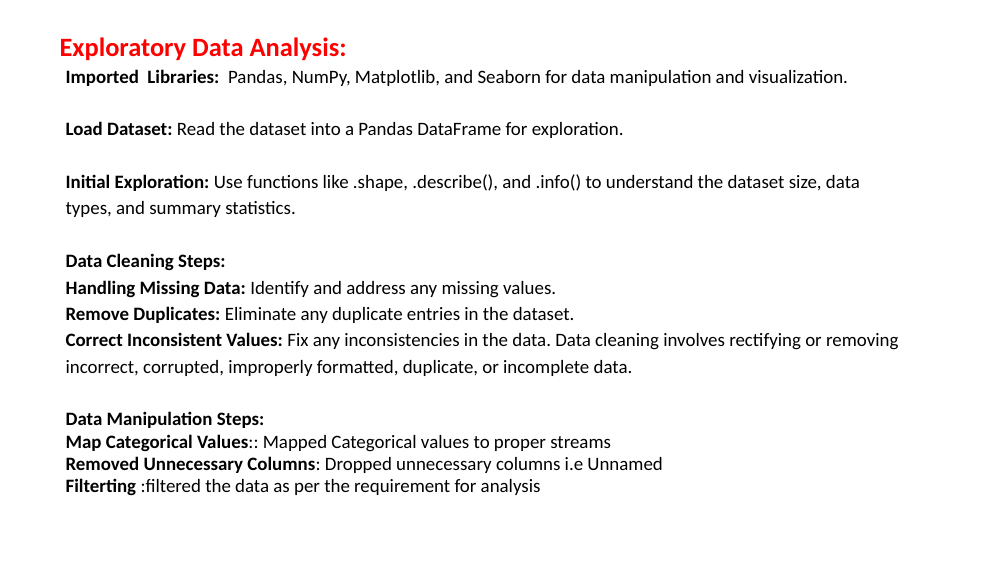
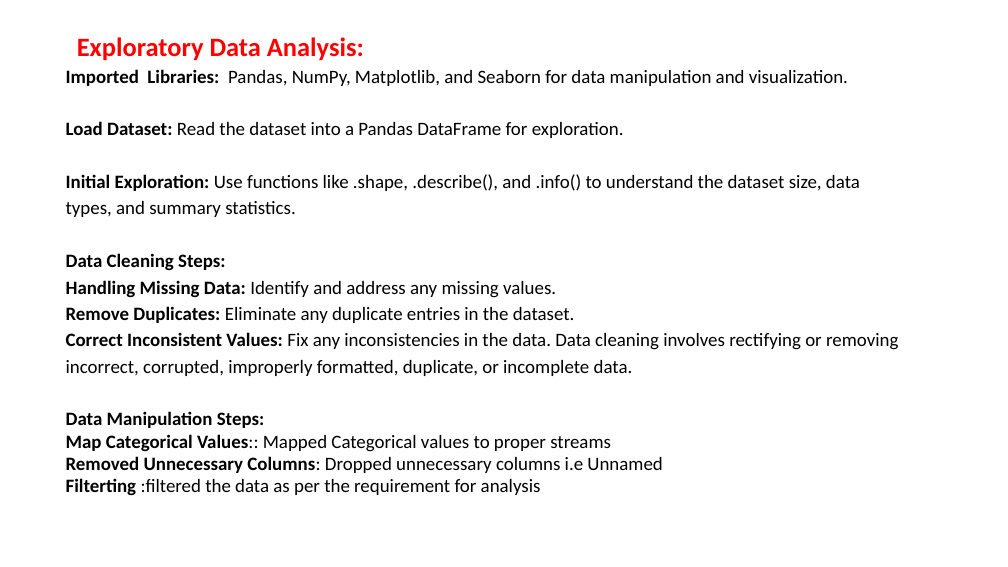
Before and after one commit to KajalDaga/AMCAT-Analysis, a slide deck: slide 4 of Innomatics_Project_AMCAT_Analysis.pptx. Drawn at 1008x567 pixels with LibreOffice and Linux fonts; fonts in the diff are those of the drawing; background and template pictures are left out. Boxes give left, top, right and bottom in pixels: in the first picture for what was removed or moved away, otherwise in the second. Text is boxed around its words. In the diff, an @@ line names an element or a change of style, - is before the commit and + after.

```diff
--- a/Innomatics_Project_AMCAT_Analysis.pptx
+++ b/Innomatics_Project_AMCAT_Analysis.pptx
@@ title "Exploratory Data Analysis:": place and size @@
-title "Exploratory Data Analysis:" at <box>60,37,347,61</box>
+title "Exploratory Data Analysis:" at <box>77,37,364,61</box>
```
Also in this commit, not shown: 4 other slides changed, 1 other file.
